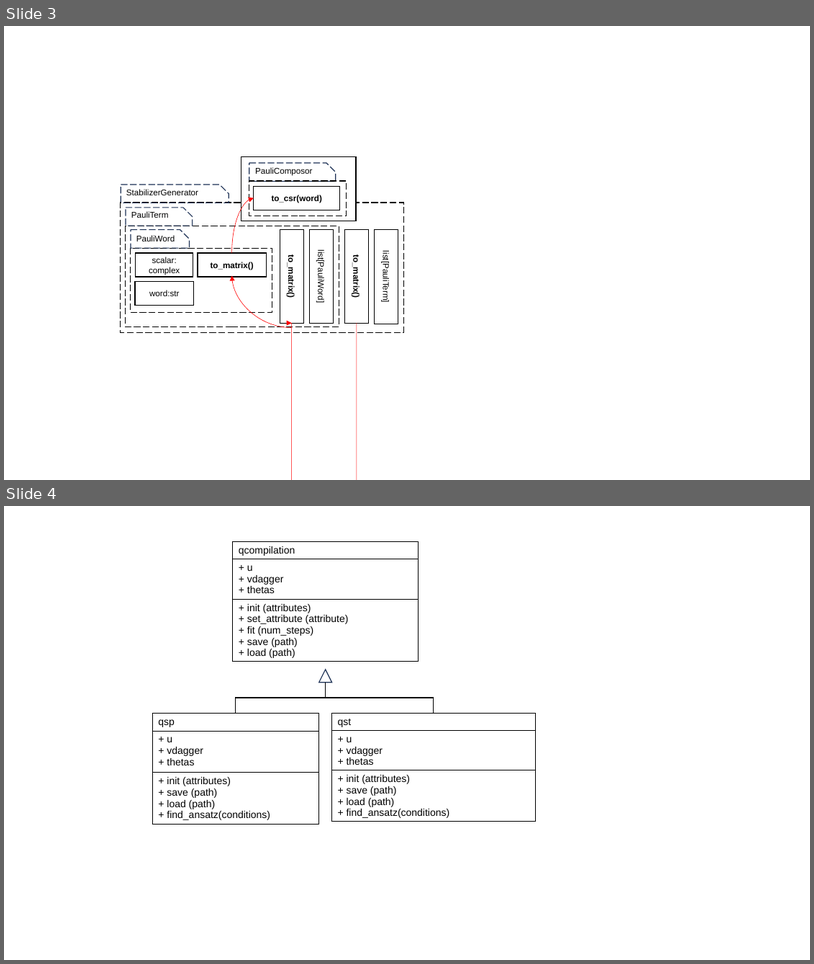
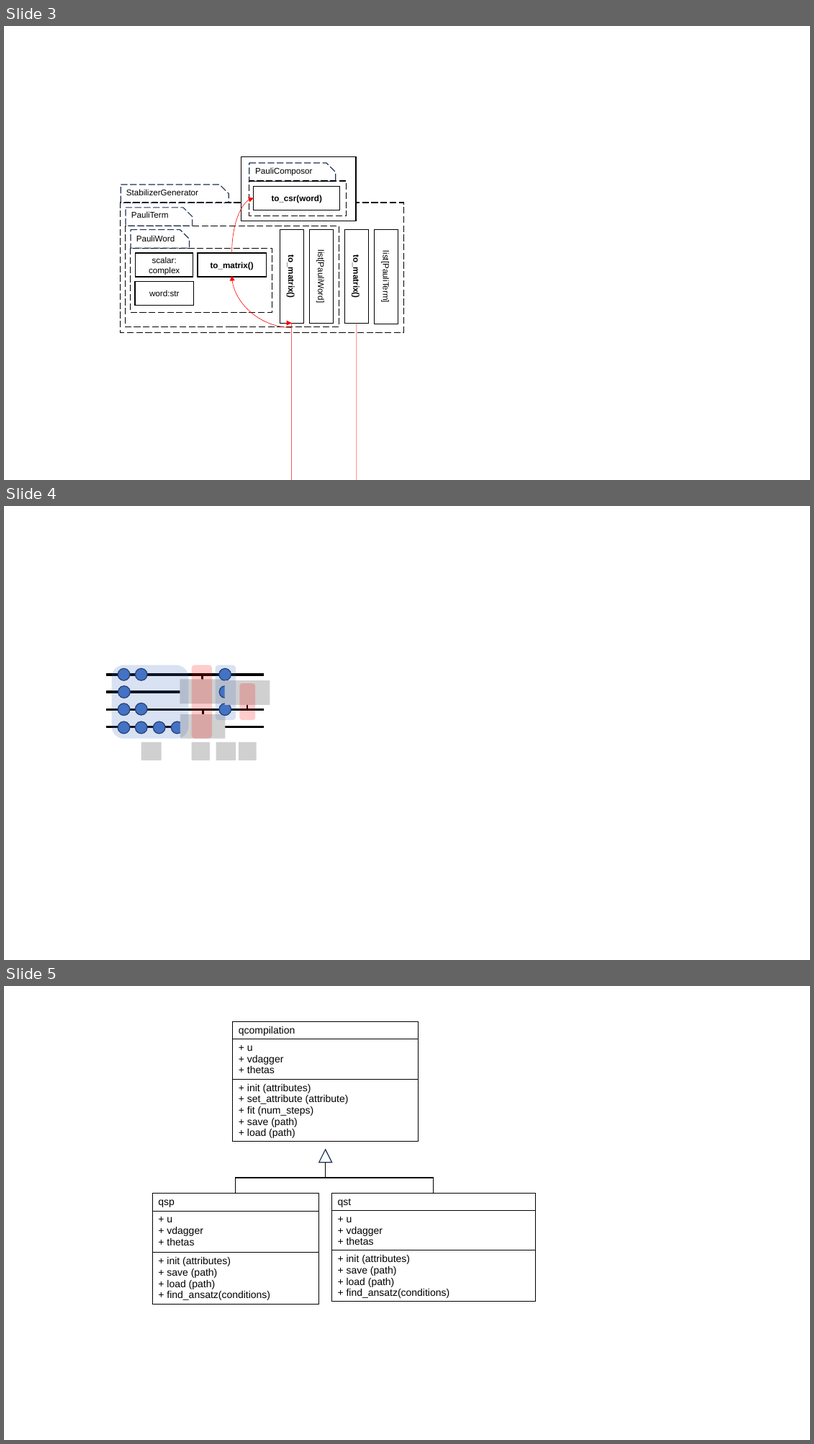
Before and after one commit to NAIST-Archlab/qimax-soft, a slide deck: images/draw.pptx. Shown one above the other, each under a label of ours: slides 3 and 4 before the commit, slides 3, 4 and 5 after it. The pictures are 814x964 and 814x1444 pixels, drawn with LibreOffice and Linux fonts; fonts in the diff are those of the drawing; grey boxes stand for pictures. Boxes give left, top, right and bottom in pixels: in the first picture for what was removed or moved away, otherwise in the second. Text is boxed around its words. In the diff, an @@ line names an element or a change of style, - is before the commit and + after.

```diff
--- a/images/draw.pptx
+++ b/images/draw.pptx
@@ slide 4 added at (4, 506, 810, 960), background #FFFFFF @@
@@ line added from (107, 674) to (264, 674), #000000 3 pt @@
@@ rounded rectangle added at (112, 665, 188, 739), fill #4472C4 at 20% opacity @@
@@ ellipse added at (118, 668, 130, 680), fill #4472C4, outline #1E3256 1 pt @@
@@ ellipse added at (135, 668, 147, 680), fill #4472C4, outline #1E3256 1 pt @@
@@ rounded rectangle added at (191, 665, 212, 739), fill #FF0000 at 20% opacity @@
@@ line added from (203, 675) to (203, 693), #000000 2.25 pt @@
@@ rounded rectangle added at (216, 665, 237, 720), fill #4472C4 at 20% opacity @@
@@ ellipse added at (219, 668, 232, 680), fill #4472C4, outline #1E3256 1 pt @@
@@ line added from (107, 692) to (264, 692), #000000 3 pt @@
@@ ellipse added at (118, 686, 131, 698), fill #4472C4, outline #1E3256 1 pt @@
@@ picture added at (180, 679, 225, 703) @@
@@ ellipse added at (219, 686, 232, 698), fill #4472C4, outline #1E3256 1 pt @@
@@ picture added at (225, 680, 270, 705) @@
@@ rounded rectangle added at (240, 683, 256, 720), fill #FF0000 at 20% opacity @@
@@ line added from (247, 708) to (247, 690), #000000 2.25 pt @@
@@ line added from (107, 709) to (264, 709), #000000 3 pt @@
@@ ellipse added at (118, 703, 130, 716), fill #4472C4, outline #1E3256 1 pt @@
@@ ellipse added at (118, 721, 130, 734), fill #4472C4, outline #1E3256 1 pt @@
@@ ellipse added at (135, 703, 147, 715), fill #4472C4, outline #1E3256 1 pt @@
@@ ellipse added at (135, 721, 147, 734), fill #4472C4, outline #1E3256 1 pt @@
@@ ellipse added at (154, 721, 165, 734), fill #4472C4, outline #1E3256 1 pt @@
@@ ellipse added at (172, 721, 184, 734), fill #4472C4, outline #1E3256 1 pt @@
@@ picture added at (180, 714, 226, 739) @@
@@ line added from (203, 710) to (203, 728), #000000 2.25 pt @@
@@ ellipse added at (219, 703, 232, 716), fill #4472C4, outline #1E3256 1 pt @@
@@ line added from (107, 727) to (264, 727), #000000 3 pt @@
@@ picture added at (142, 742, 161, 760) @@
@@ picture added at (191, 742, 210, 760) @@
@@ picture added at (216, 742, 237, 760) @@
@@ picture added at (239, 742, 256, 760) @@
@@ what was slide 4 is now slide 5 @@
```
Also in this commit, not shown: 4 other files.
